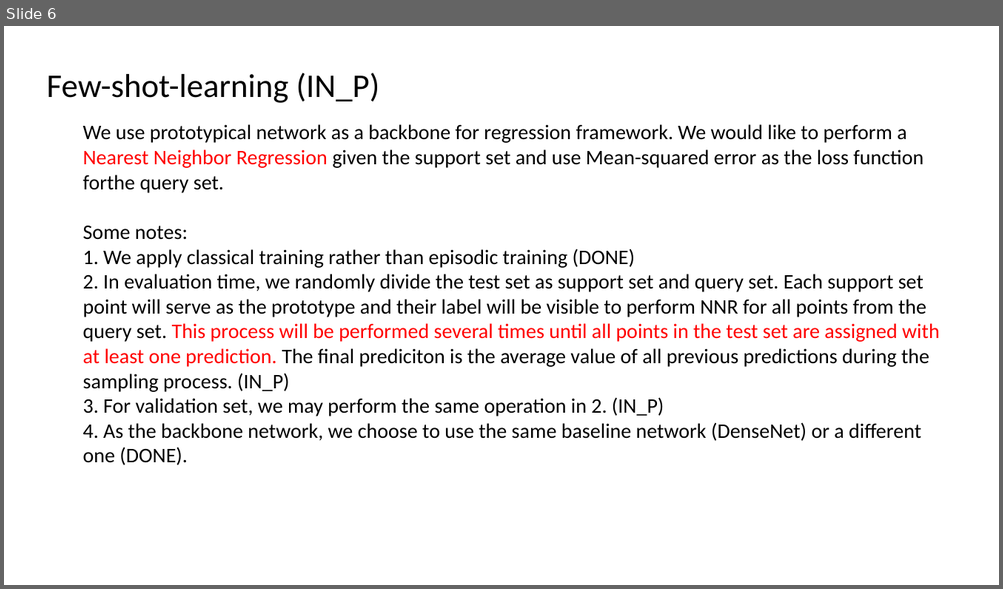
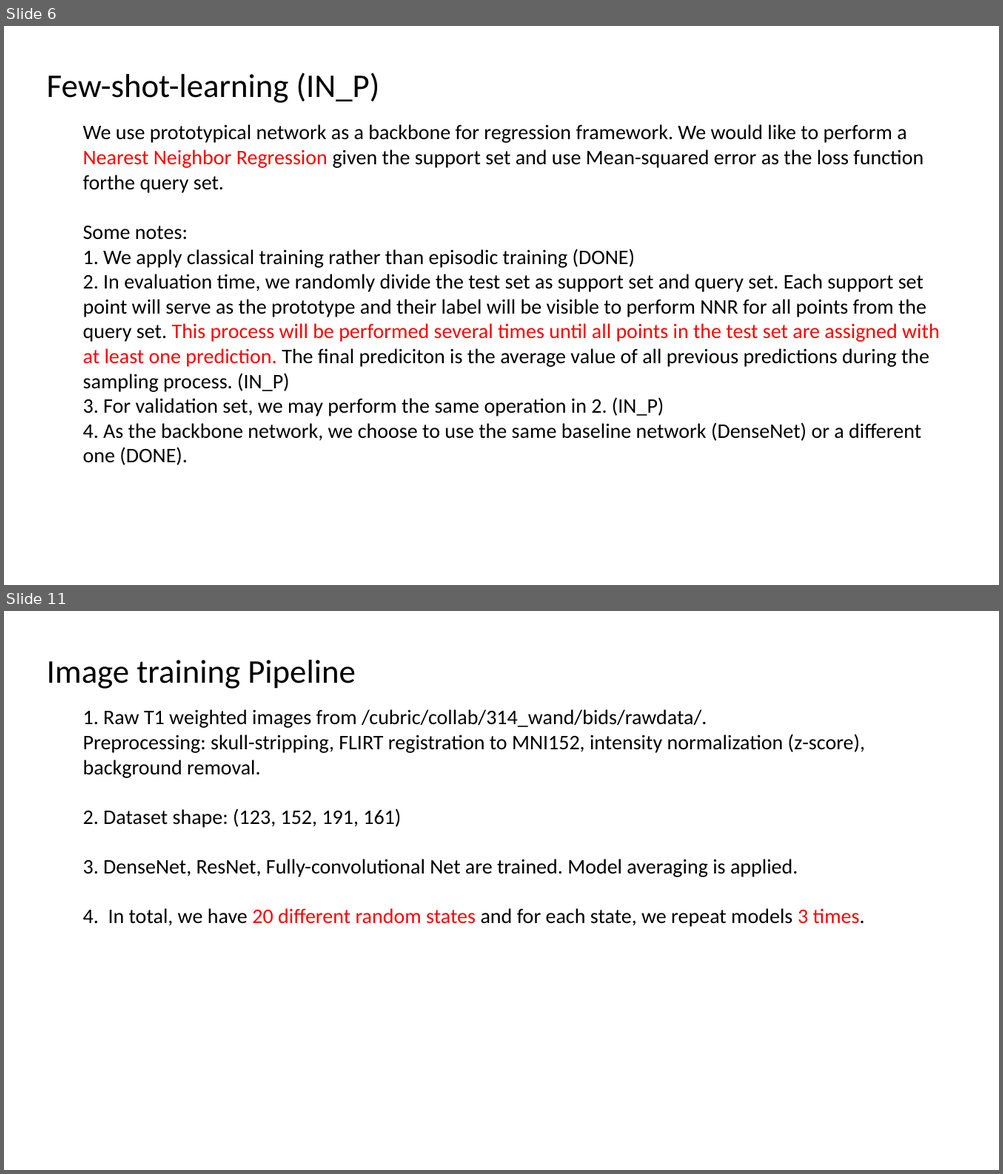
Before and after one commit to hanzhiwangchn/Microstructure_Age_Prediction, a slide deck: summary.pptx. Shown one above the other, each under a label of ours: slide 6 before the commit, slides 6 and 11 after it; the slides between them are not shown. The pictures are 1003x589 and 1003x1174 pixels, drawn with LibreOffice and Linux fonts; fonts in the diff are those of the drawing; background and template pictures are left out. Boxes give left, top, right and bottom in pixels: in the first picture for what was removed or moved away, otherwise in the second. Text is boxed around its words. In the diff, an @@ line names an element or a change of style, - is before the commit and + after.

```diff
--- a/summary.pptx
+++ b/summary.pptx
@@ slide 11 added at <box>4,611,999,1170</box>, background picture (left out) @@
@@ text added at <box>47,660,356,689</box>, 32 pt, text #000000 @@
+Image training Pipeline
@@ text added at <box>83,709,865,927</box>, 20 pt, text #000000 @@
+1. Raw T1 weighted images from /cubric/collab/314_wand/bids/rawdata/.
+Preprocessing: skull-stripping, FLIRT registration to MNI152, intensity normalization (z-score), background removal.
+2. Dataset shape: (123, 152, 191, 161)
+3. DenseNet, ResNet, Fully-convolutional Net are trained. Model averaging is applied.
+4. In total, we have 20 different random states and for each state, we repeat models 3 times.
```
Also in this commit, not shown: 4 other slides added, 3 slides removed, 9 other files.
